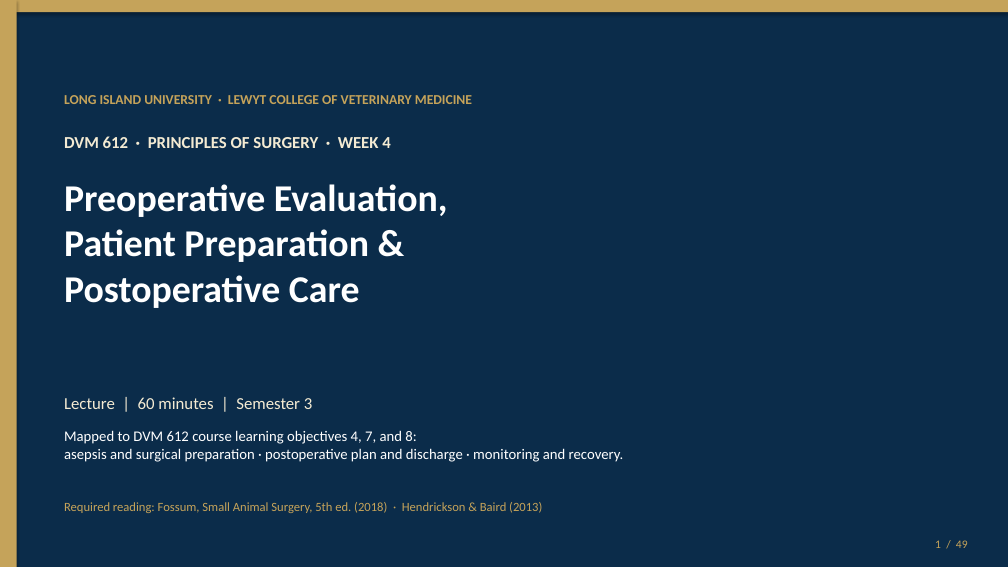
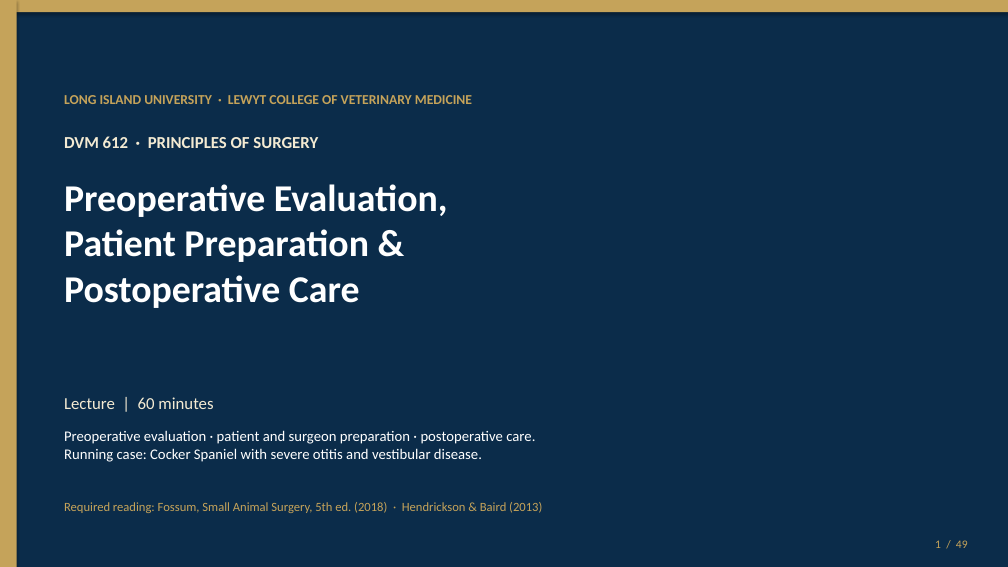
Before and after one commit to drkimvet/happycare, a slide deck: slide 1 of lectures/DVM-612_Week4_Preop_PatientPrep_Postop.pptx. Drawn at 1008x567 pixels with LibreOffice and Linux fonts; fonts in the diff are those of the drawing. Boxes give left, top, right and bottom in pixels: in the first picture for what was removed or moved away, otherwise in the second. Text is boxed around its words. In the diff, an @@ line names an element or a change of style, - is before the commit and + after.

```diff
--- a/lectures/DVM-612_Week4_Preop_PatientPrep_Postop.pptx
+++ b/lectures/DVM-612_Week4_Preop_PatientPrep_Postop.pptx
@@ text at (64, 136, 318, 148): text changed @@
-DVM 612 · PRINCIPLES OF SURGERY · WEEK 4
+DVM 612 · PRINCIPLES OF SURGERY
@@ text at (64, 397, 213, 409): text changed @@
-Lecture | 60 minutes | Semester 3
+Lecture | 60 minutes
@@ text at (64, 430, 535, 462): text changed @@
-Mapped to DVM 612 course learning objectives 4, 7, and 8:
-asepsis and surgical preparation · postoperative plan and discharge · monitoring and recovery.
+Preoperative evaluation · patient and surgeon preparation · postoperative care.
+Running case: Cocker Spaniel with severe otitis and vestibular disease.
```
Also in this commit, not shown: 45 other slides changed, 2 other files.
